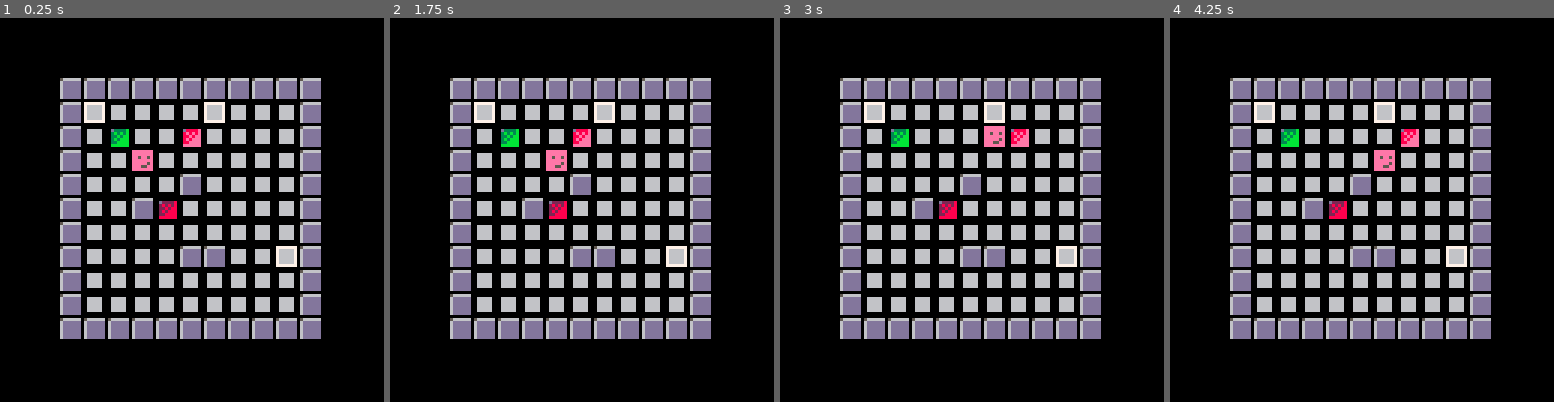
Above: before the commit, frames 1-4 (left to right).
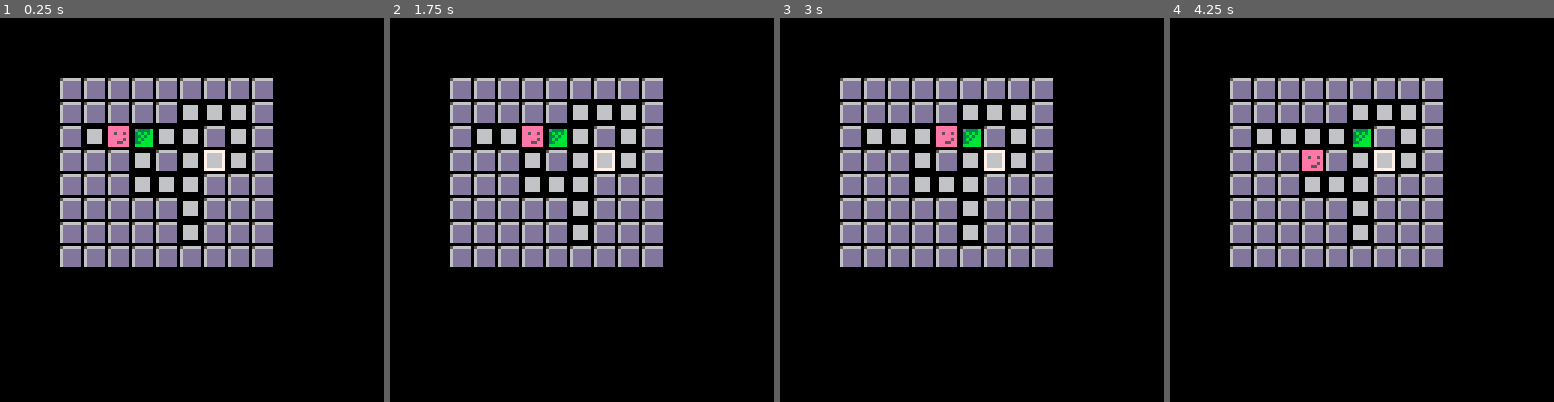
Above: after the commit, the same moments.

Repository: ymendel/parabox
Game: PICO-8 cartridge parabox.p8
Two runs of this game, one before a commit and one after it. Both use one fixed random seed, a clock stepped at 60 frames per second and the inputs below.
Inputs:
- Up to frame 1 (0.25 s): no input
- Up to frame 2 (1.75 s): hold Right from 1.6 s (still down)
- Up to frame 3 (3 s): release Right at 2.1 s; hold Up 2.15-2.42 s; hold Right from 2.47 s (still down)
- Up to frame 4 (4.25 s): release Right at 3.03 s; hold Left 3.08-3.58 s; hold Down 3.63-3.97 s; hold Right from 4.02 s (still down)

The runs differ from the first frame. In frame 1, 23% of the frame differs, in the area x 15-84%, y 15-84%; in frame 2, 23%; in frame 3, 23%; in frame 4, 23%.

Commit message:
try another part of the map, another level?
Not sure the best way to define all this. Probably something with data
and not the map.

If still using the map, need to find a way to also mark the target. Just
another sprite, sure.

Diff:
--- a/game.lua
+++ b/game.lua
@@ -1,6 +1,12 @@
 function game_init()
+  mx=16
+  my=0
+  mw=9
+  mh=9
+
   won=false
   tgts={}
+
   boxes_init()
   map_init()
   player_init()
@@ -19,7 +25,7 @@
 function game_draw()
   cls()
   camera(-20,-20)
-  map()
+  map(mx,my,0,0,9,9)
   boxes_draw()
   tgts_draw()
   player_draw()
@@ -52,7 +58,7 @@
       local px,py=box.x,box.y
       box.x+=dx
       box.y+=dy
-      local tile=mget(box.x,box.y)
+      local tile=mget(box.x+mx,box.y+my)
       if (tile_blocking(tile)) then
         box.x,box.y=px,py
         return -1
@@ -77,7 +83,7 @@
 end
 
 function map_init()
-  map()
+  map(mx,my,0,0,mw,mh)
   local pals={
     {[1]=1,[12]=12},
     {[1]=8,[12]=14},
@@ -85,9 +91,9 @@
     {[1]=2,[12]=8}
   }
   local pos_tgts={}
-  for i=0,10 do
-    for j=0,10 do
-      local tile=mget(i,j)
+  for i=0,mw-1 do
+    for j=0,mh-1 do
+      local tile=mget(mx+i,my+j)
       if (tile_moveable(tile)) then
         local nb={
           spr=tile,
@@ -96,7 +102,7 @@
           y=j,
         }
         add(boxes,nb)
-        mset(i,j,17)
+        mset(mx+i,my+j,17)
       end
       if (not(tile_moveable(tile) or tile_blocking(tile))) then
         add(pos_tgts, {x=i,y=j})
--- a/parabox.p8
+++ b/parabox.p8
@@ -29,14 +29,14 @@
 0000060606000000000000000000000002000000000000000000000000000000000000000000000000000000000000000000000000000000000000000000000000000000000000000000000000000000000000000000000000000000000000000000000000000000000000000000000000000000000000000000000000000000
 0000000000000000000000000000000000000000000000000000000000000000000000000000000000000000000000000000000000000000000000000000000000000000000000000000000000000000000000000000000000000000000000000000000000000000000000000000000000000000000000000000000000000000
 __map__
-1010101010101010101010000000000000000000000000000000000000000000000000000000000000000000000000000000000000000000000000000000000000000000000000000000000000000000000000000000000000000000000000000000000000000000000000000000000000000000000000000000000000000000
-1011111111111111111110000000000000000000000000000000000000000000000000000000000000000000000000000000000000000000000000000000000000000000000000000000000000000000000000000000000000000000000000000000000000000000000000000000000000000000000000000000000000000000
-1011021111021111111110000000000000000000000000000000000000000000000000000000000000000000000000000000000000000000000000000000000000000000000000000000000000000000000000000000000000000000000000000000000000000000000000000000000000000000000000000000000000000000
-1011111111111111111110000000000000000000000000000000000000000000000000000000000000000000000000000000000000000000000000000000000000000000000000000000000000000000000000000000000000000000000000000000000000000000000000000000000000000000000000000000000000000000
-1011111111101111111110000000000000000000000000000000000000000000000000000000000000000000000000000000000000000000000000000000000000000000000000000000000000000000000000000000000000000000000000000000000000000000000000000000000000000000000000000000000000000000
-1011111002111111111110000000000000000000000000000000000000000000000000000000000000000000000000000000000000000000000000000000000000000000000000000000000000000000000000000000000000000000000000000000000000000000000000000000000000000000000000000000000000000000
-1011111111111111111110000000000000000000000000000000000000000000000000000000000000000000000000000000000000000000000000000000000000000000000000000000000000000000000000000000000000000000000000000000000000000000000000000000000000000000000000000000000000000000
-1011111111101011111110000000000000000000000000000000000000000000000000000000000000000000000000000000000000000000000000000000000000000000000000000000000000000000000000000000000000000000000000000000000000000000000000000000000000000000000000000000000000000000
+1010101010101010101010000000000010101010101010101000000000000000000000000000000000000000000000000000000000000000000000000000000000000000000000000000000000000000000000000000000000000000000000000000000000000000000000000000000000000000000000000000000000000000
+1011111111111111111110000000000010101010101111111000000000000000000000000000000000000000000000000000000000000000000000000000000000000000000000000000000000000000000000000000000000000000000000000000000000000000000000000000000000000000000000000000000000000000
+1011021111021111111110000000000010111102111110111000000000000000000000000000000000000000000000000000000000000000000000000000000000000000000000000000000000000000000000000000000000000000000000000000000000000000000000000000000000000000000000000000000000000000
+1011111111111111111110000000000010101011101111111000000000000000000000000000000000000000000000000000000000000000000000000000000000000000000000000000000000000000000000000000000000000000000000000000000000000000000000000000000000000000000000000000000000000000
+1011111111101111111110000000000010101011111110101000000000000000000000000000000000000000000000000000000000000000000000000000000000000000000000000000000000000000000000000000000000000000000000000000000000000000000000000000000000000000000000000000000000000000
+1011111002111111111110000000000010101010101110101000000000000000000000000000000000000000000000000000000000000000000000000000000000000000000000000000000000000000000000000000000000000000000000000000000000000000000000000000000000000000000000000000000000000000
+1011111111111111111110000000000010101010101110101000000000000000000000000000000000000000000000000000000000000000000000000000000000000000000000000000000000000000000000000000000000000000000000000000000000000000000000000000000000000000000000000000000000000000
+1011111111101011111110000000000010101010101010101000000000000000000000000000000000000000000000000000000000000000000000000000000000000000000000000000000000000000000000000000000000000000000000000000000000000000000000000000000000000000000000000000000000000000
 1011111111111111111110000000000000000000000000000000000000000000000000000000000000000000000000000000000000000000000000000000000000000000000000000000000000000000000000000000000000000000000000000000000000000000000000000000000000000000000000000000000000000000
 1011111111111111111110000000000000000000000000000000000000000000000000000000000000000000000000000000000000000000000000000000000000000000000000000000000000000000000000000000000000000000000000000000000000000000000000000000000000000000000000000000000000000000
 1010101010101010101010000000000000000000000000000000000000000000000000000000000000000000000000000000000000000000000000000000000000000000000000000000000000000000000000000000000000000000000000000000000000000000000000000000000000000000000000000000000000000000
--- a/player.lua
+++ b/player.lua
@@ -2,8 +2,8 @@
   pl={
     spr=1,
     xf=false,
-    x=3,
-    y=3,
+    x=2,
+    y=2,
   }
 end
 
@@ -51,7 +51,7 @@
 end
 
 function pl_hit_barrier()
-  local tile=mget(pl.x, pl.y)
+  local tile=mget(pl.x+mx, pl.y+my)
   return tile_blocking(tile)
 end
 
